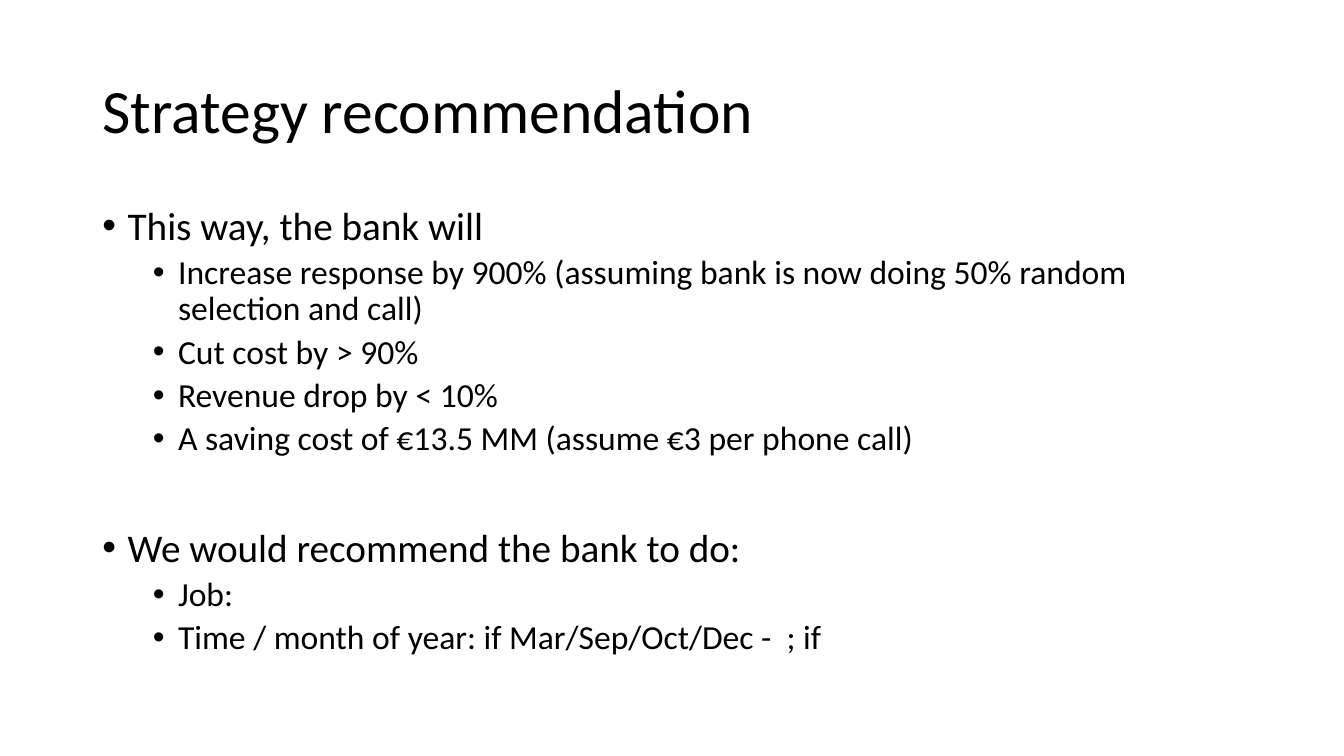
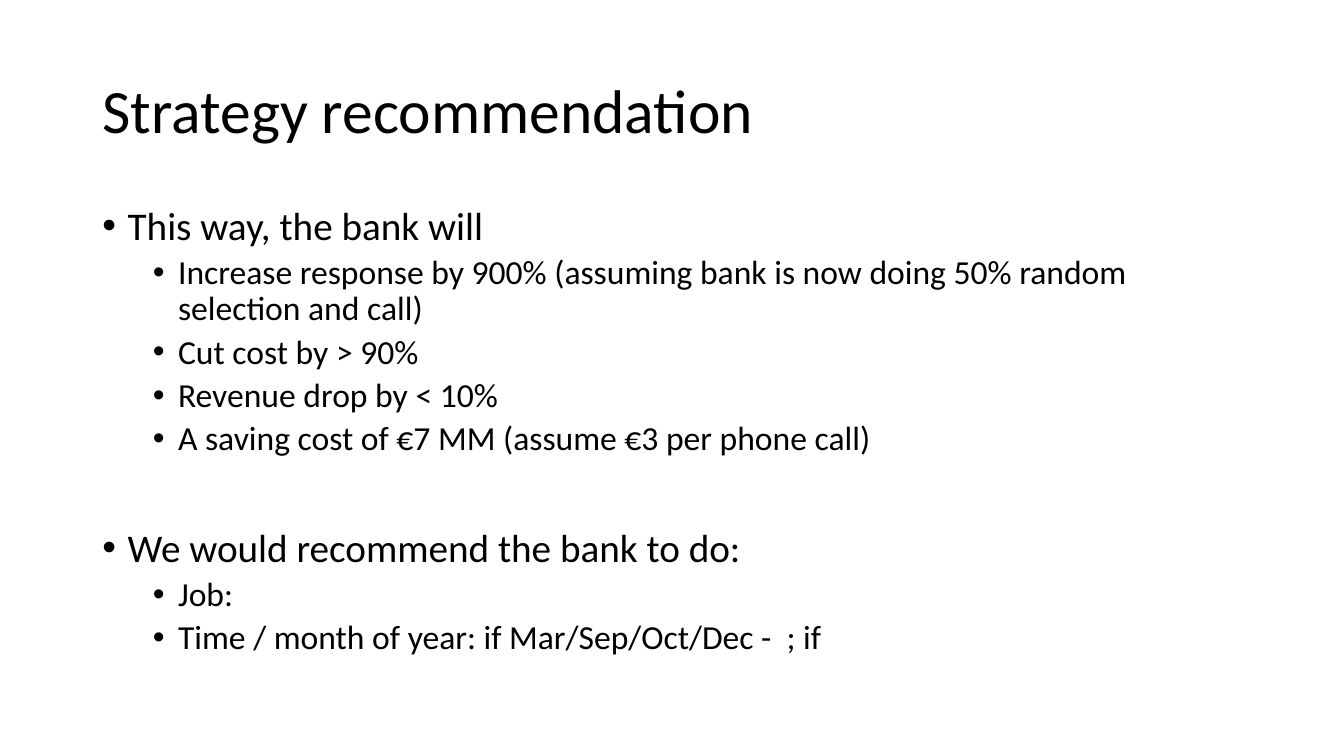
Before and after one commit to y0zhan06/BootCamp_project2, a slide deck: slide 8 of Project2-v1.01.pptx. Drawn at 1344x756 pixels with LibreOffice and Linux fonts; fonts in the diff are those of the drawing. Boxes give left, top, right and bottom in pixels: in the first picture for what was removed or moved away, otherwise in the second. Text is boxed around its words. In the diff, an @@ line names an element or a change of style, - is before the commit and + after.

Commit message:
update

```diff
--- a/Project2-v1.01.pptx
+++ b/Project2-v1.01.pptx
@@ text at box(178, 425, 871, 456): text changed @@
-  • A saving cost of €13.5 MM (assume €3 per phone call)
+  • A saving cost of €7 MM (assume €3 per phone call)
```
